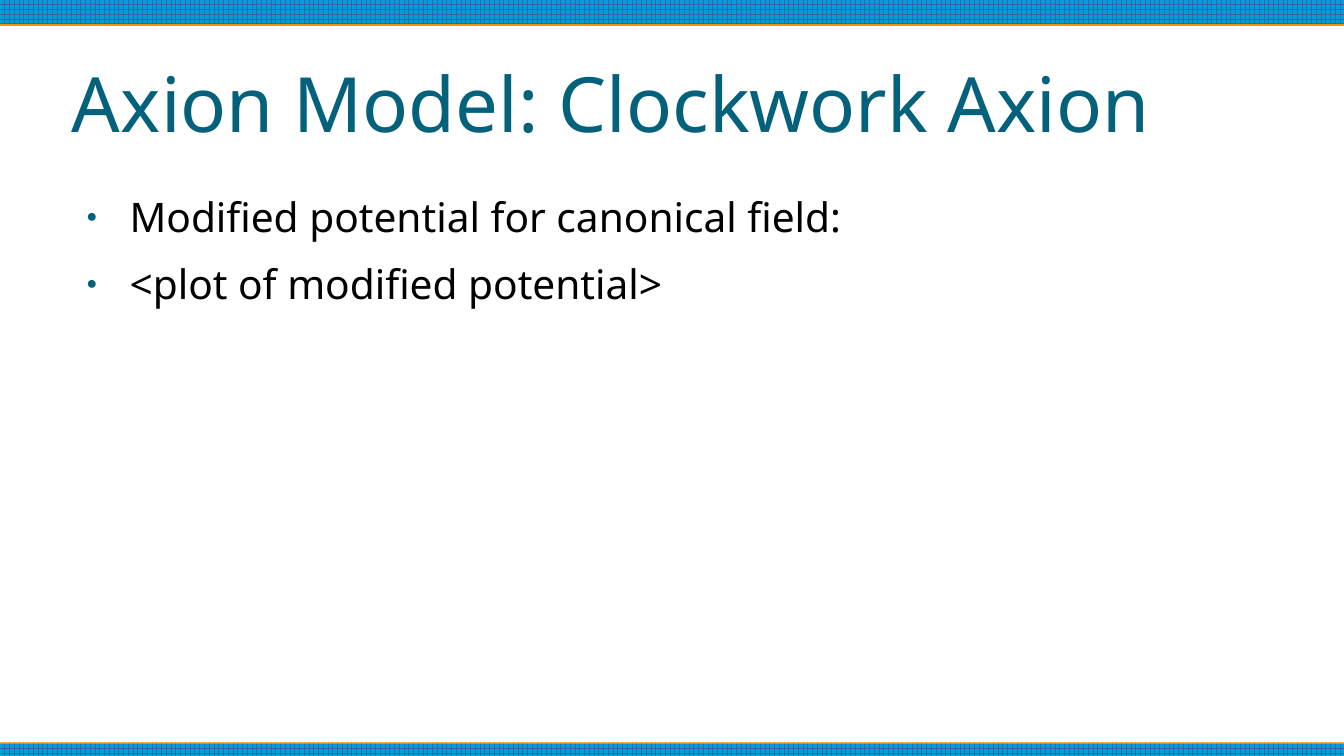
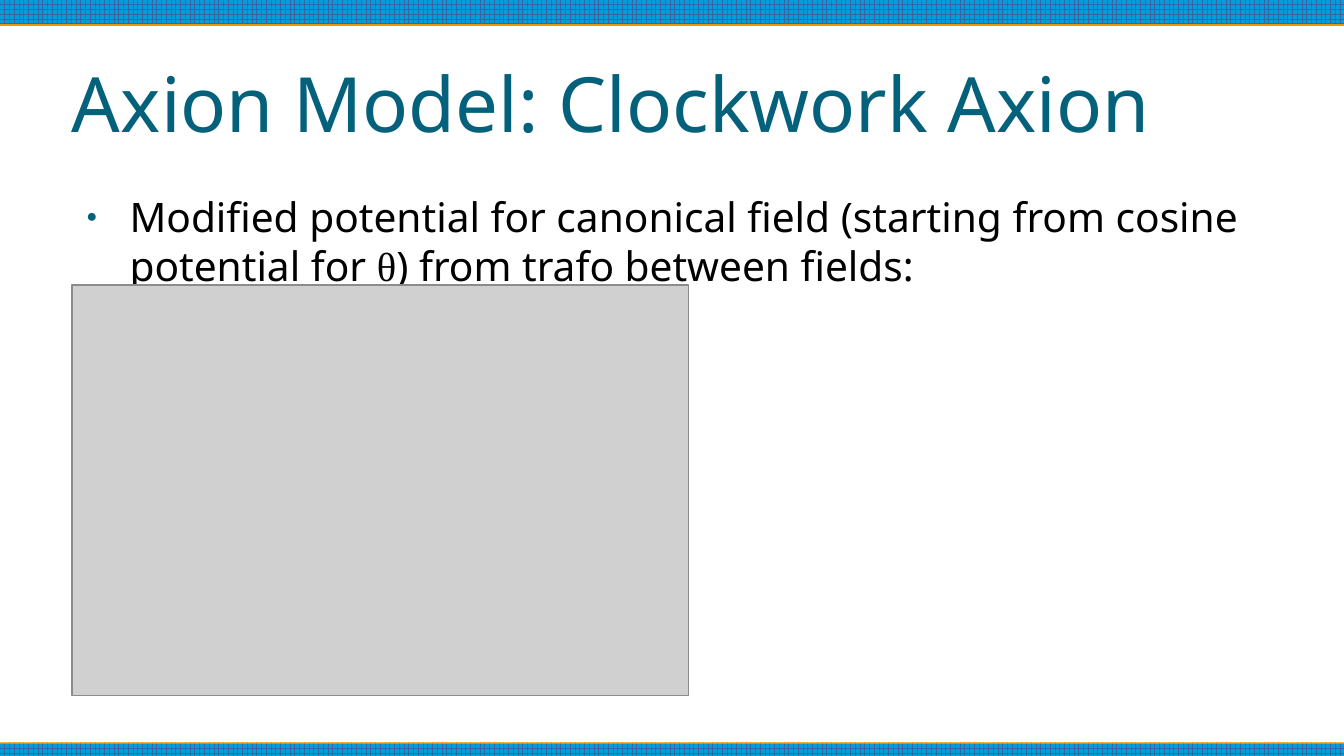
Before and after one commit to anna-jana/masters-project, a slide deck: slide 14 of reports/thesis-talk/presentation.odp (slide 13 before the commit). Drawn at 1344x756 pixels with LibreOffice and Linux fonts; fonts in the diff are those of the drawing; grey boxes stand for pictures. Boxes give left, top, right and bottom in pixels: in the first picture for what was removed or moved away, otherwise in the second. Text is boxed around its words. In the diff, an @@ line names an element or a change of style, - is before the commit and + after.

```diff
--- a/reports/thesis-talk/presentation.odp
+++ b/reports/thesis-talk/presentation.odp
@@ text at [130, 201, 1238, 292]: text changed @@
-● Modified potential for canonical field:
-● <plot of modified potential>
+● Modified potential for canonical field (starting from cosine potential for θ) from trafo between fields:
@@ picture added at [72, 285, 689, 696] @@
```
Also in this commit, not shown: 12 other slides changed, 2 slides added, 1 slide removed.
